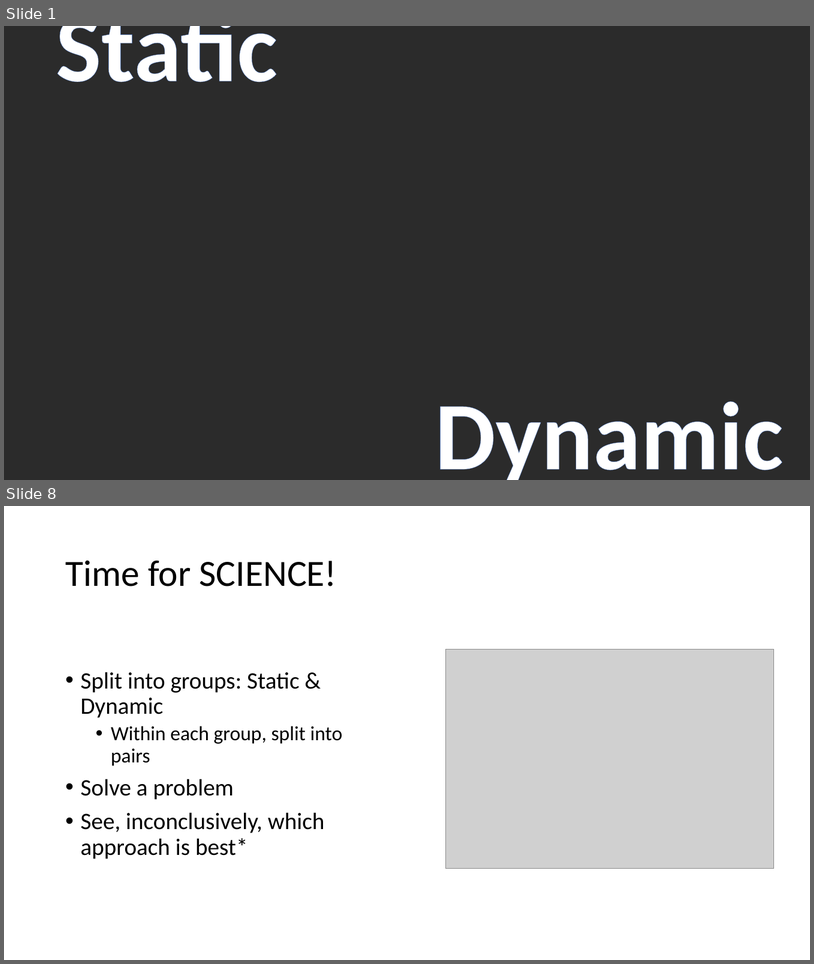
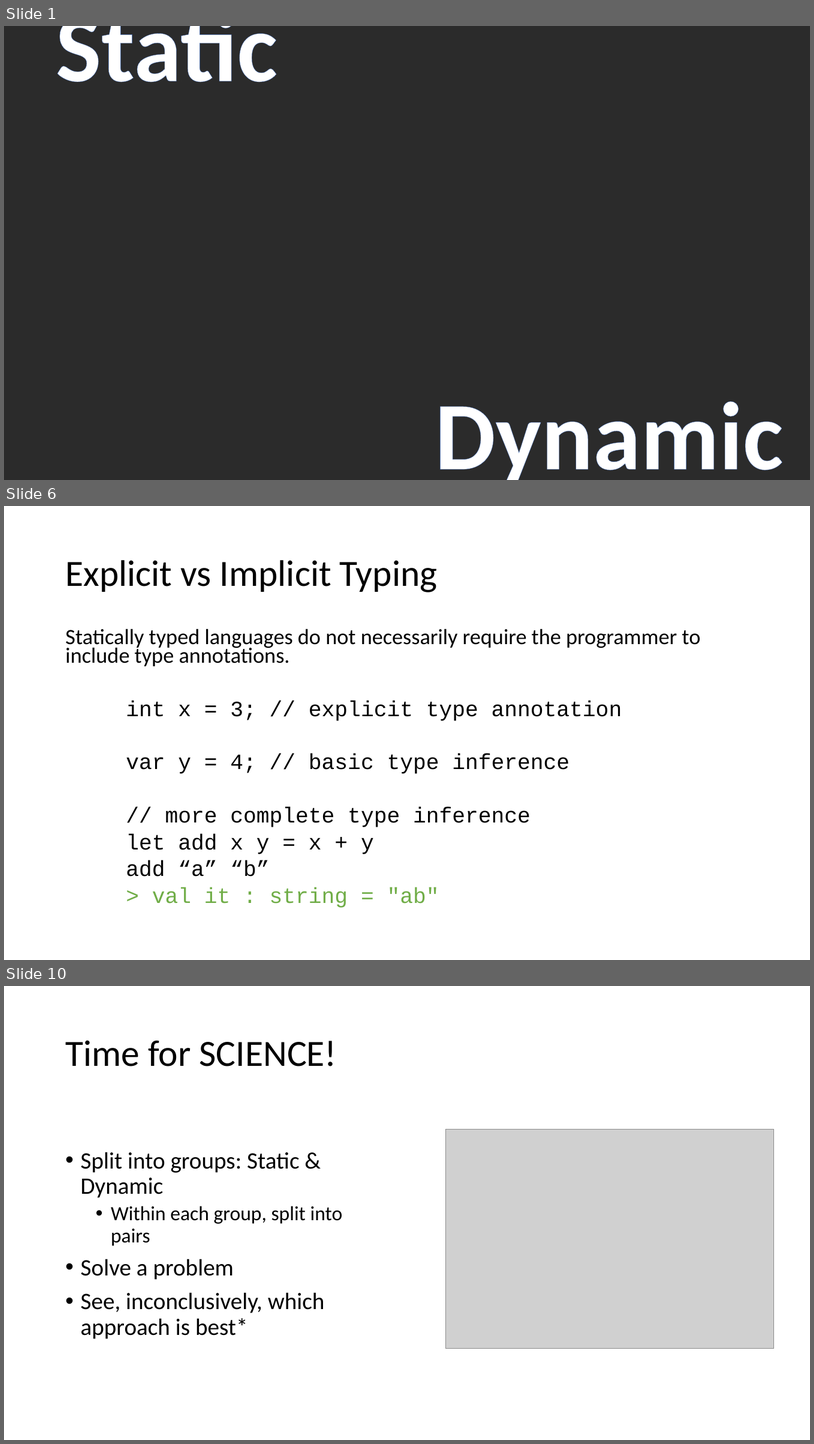
Before and after one commit to LeedsCodeDojo/StaticVsDynamic, a slide deck: StaticVsDynamic.pptx. Shown one above the other, each under a label of ours: slides 1 and 8 before the commit, slides 1, 6 and 10 after it; the slides between them are not shown. The pictures are 814x964 and 814x1444 pixels, drawn with LibreOffice and Linux fonts; fonts in the diff are those of the drawing; grey boxes stand for pictures; background and template pictures are left out; a plain dark background stands for a picture behind light text. Boxes give left, top, right and bottom in pixels: in the first picture for what was removed or moved away, otherwise in the second. Text is boxed around its words. In the diff, an @@ line names an element or a change of style, - is before the commit and + after.

```diff
--- a/StaticVsDynamic.pptx
+++ b/StaticVsDynamic.pptx
@@ slide 6 added at (4,506,810,960), background #FFFFFF @@
@@ title added at (65,560,438,592), 44 pt, text #000000 @@
+Explicit vs Implicit Typing
@@ text added at (65,628,701,907), 25.9 pt, text #000000 @@
+Statically typed languages do not necessarily require the programmer to include type annotations.
+int x = 3; // explicit type annotation
+var y = 4; // basic type inference
+// more complete type inference
+let add x y = x + y
+add “a” “b”
+> val it : string = "ab"
@@ what was slide 8 is now slide 10 @@
```
Also in this commit, not shown: 3 slides changed, 4 other slides added, 3 slides removed.
